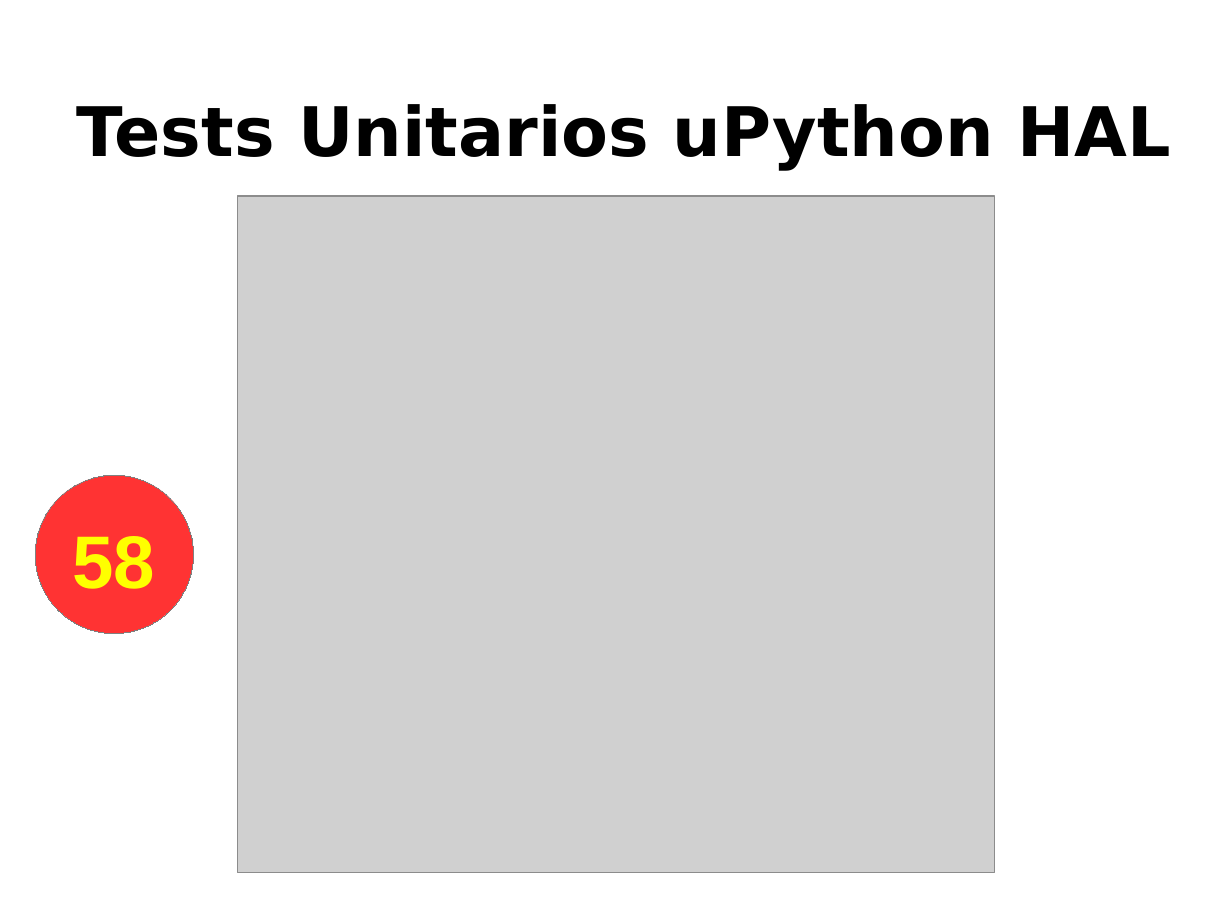
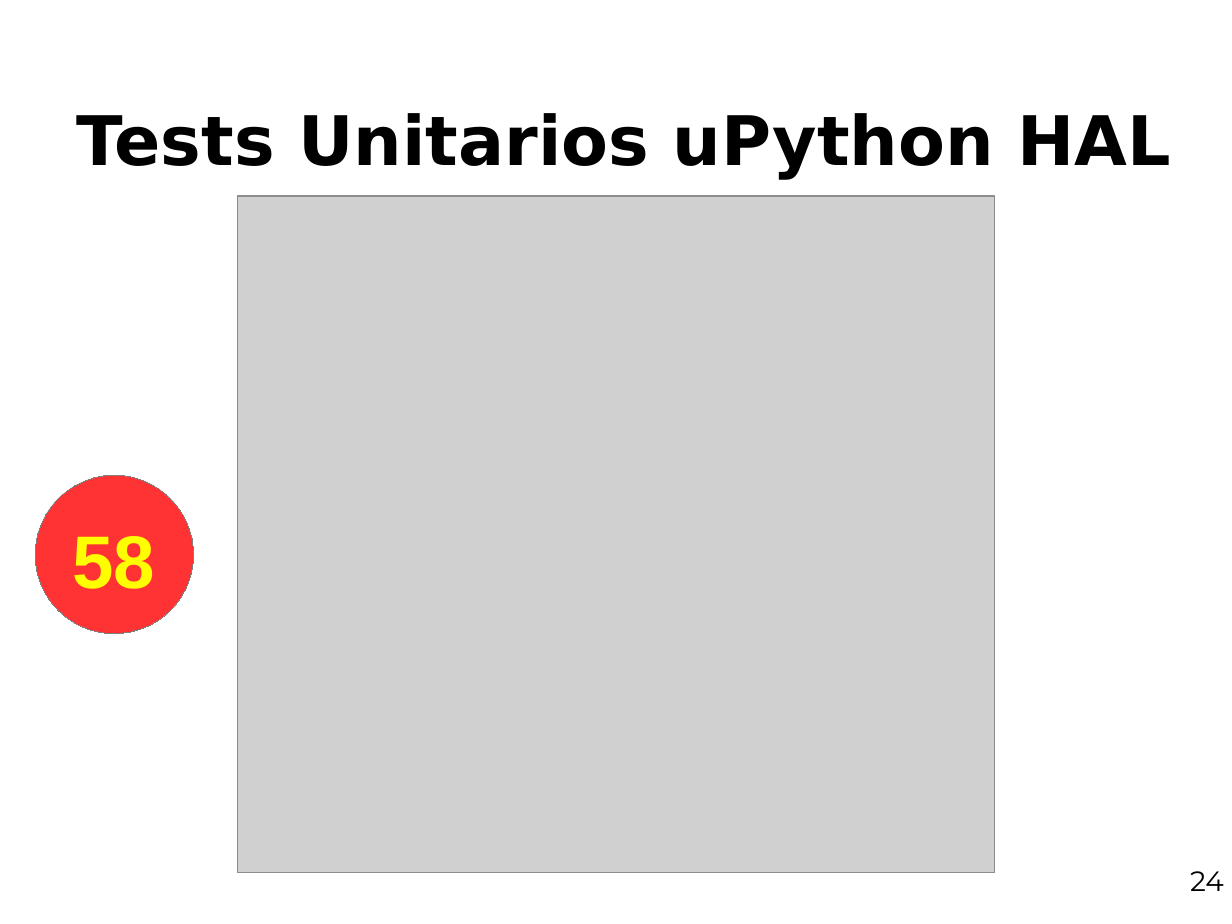
Before and after one commit to ernesto-g/tpfinalcese, a slide deck: slide 25 of presentacion/presentacion_v1.odp. Drawn at 1232x924 pixels with LibreOffice and Linux fonts; fonts in the diff are those of the drawing; grey boxes stand for pictures; background and template pictures are left out. Boxes give left, top, right and bottom in pixels: in the first picture for what was removed or moved away, otherwise in the second. Text is boxed around its words. In the diff, an @@ line names an element or a change of style, - is before the commit and + after.

```diff
--- a/presentacion/presentacion_v1.odp
+++ b/presentacion/presentacion_v1.odp
@@ title "Tests Unitarios uPython HAL": place and size @@
-title "Tests Unitarios uPython HAL" at [77, 104, 1172, 171]
+title "Tests Unitarios uPython HAL" at [77, 113, 1172, 179]
@@ text added at [1190, 871, 1224, 891], 18 pt, text #000000 @@
+24
```
Also in this commit, not shown: 27 other slides changed, 3 slides added, 2 slides removed, 7 other files.
